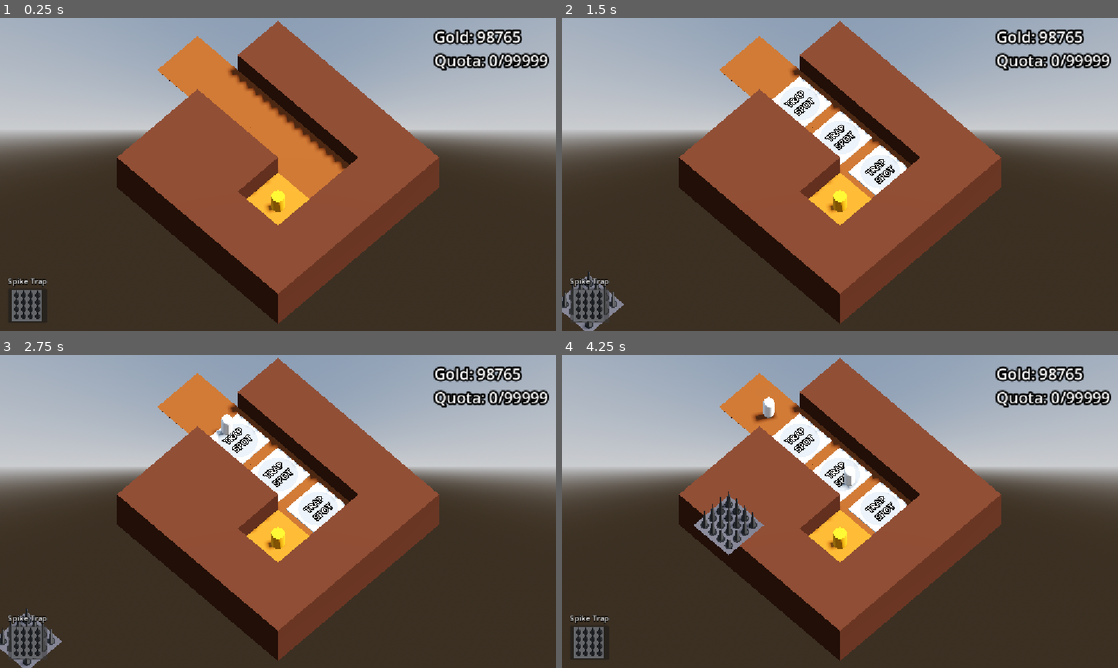
Above: before the commit, frames 1-4 (two rows, left to right).
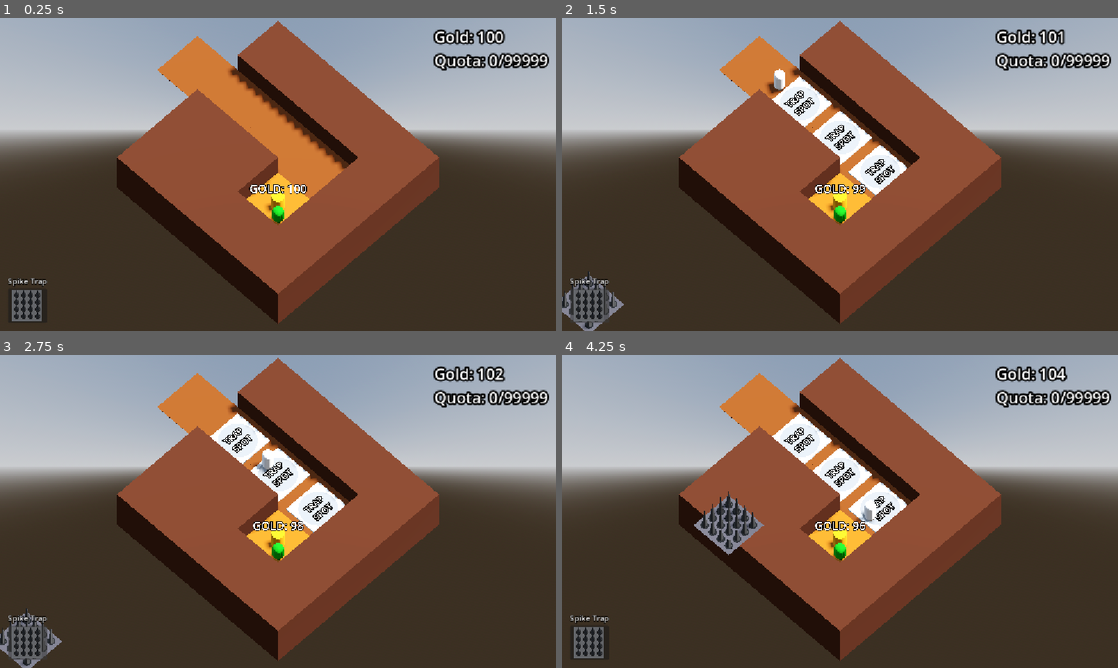
Above: after the commit, the same moments.

Repository: requestforcriticism/gg2026
Game: Godot game, scene res://scenes/level/level.tscn
Same seed, same stepped clock (60 frames per second), same inputs: the game is played once before the commit and once after it.
Inputs (mouse positions are in pixels of both pictures, inside the frame that each line leads up to):
- Up to frame 1 (0.25 s): no input
- Up to frame 2 (1.5 s): click (589, 305) at 0.5 s; click (589, 305) at 1.25 s
- Up to frame 3 (2.75 s): click (27, 642) at 2 s
- Up to frame 4 (4.25 s): move the mouse to (962, 495) at 2.77 s; press the mouse at (962, 495) at 2.78 s; move the mouse to (728, 527) at 3.52 s; release the mouse at (728, 527) at 3.53 s; click (728, 527) at 3.6 s

The runs differ from the first frame. In frame 1, 0.6% of the frame differs, in the area x 44-94%, y 3-67%; in frame 2, 0.8%; in frame 3, 0.9%; in frame 4, 1.0%, in the area x 34-94%, y 3-67%.

Commit message:
working on enemy geting gold and going back

Diff:
--- a/scenes/enemies/base_enemy.gd
+++ b/scenes/enemies/base_enemy.gd
@@ -2,8 +2,17 @@
 
 @export var speed := 2.0
 @export var max_health := 50
-@export var mine_rate := 1.0
-@export var max_gold_capacity := 25
+@export var mining_rate := 1 #Number of seconds
+@export var mining_amount_per_tick :=1
+@export var max_gold_capacity := 5
+
+var gold_in_bag := 0
+var rdy_to_leave := false
+
+enum ENEMY_STATE {TRAVEL_IN, TRAVEL_OUT, MINING}
+var state := ENEMY_STATE.TRAVEL_IN
+
+@onready var mining_timer: Timer = $MiningTimer
 
 var current_health: int:
 	set(health_in):
@@ -13,9 +22,36 @@
 
 func _ready() -> void:
 	current_health = max_health
+	mining_timer.wait_time = mining_rate
 
 func _physics_process(delta: float) -> void:
-	progress += delta * speed
-	if progress_ratio == 1.0:
-		self.get_parent().move_me()
-		# Need logic for mining at a vein if progress reaches 1.0
+	if state == ENEMY_STATE.TRAVEL_IN:
+		progress += delta * speed
+		if progress_ratio == 1.0:
+			speed = 0.0
+			state = ENEMY_STATE.MINING
+			to_goldmine()
+			progress_ratio = 0.5
+	elif state == ENEMY_STATE.TRAVEL_OUT:
+		pass
+	elif state == ENEMY_STATE.MINING:
+		if mining_timer.is_stopped():
+			mining_timer.start()
+	else:
+		print("Something messed up.")
+
+func to_goldmine() -> void:
+	self.get_parent().move_me_to_goldmine()
+
+func back_up_path() -> void:
+	self.get_parent().move_me_to_path()
+
+func _on_mining_timer_timeout() -> void:
+	if gold_in_bag < max_gold_capacity:
+		get_parent().lose_gold(mining_amount_per_tick)
+		gold_in_bag += 1
+	else:
+		mining_timer.stop()
+		rdy_to_leave = true
+		back_up_path()
+		state = ENEMY_STATE.TRAVEL_OUT
--- a/scenes/enemies/base_enemy.tscn
+++ b/scenes/enemies/base_enemy.tscn
@@ -13,9 +13,14 @@
 radius = 0.2
 height = 1.0
 
-[node name="BaseEnemy" type="PathFollow3D" unique_id=1227583054]
+[node name="BaseEnemy" type="PathFollow3D" unique_id=1227583054 groups=["enemy"]]
 loop = false
 script = ExtResource("1_r5xb8")
+speed = null
+max_health = null
+mining_rate = null
+mining_amount_per_tick = null
+max_gold_capacity = null
 
 [node name="MeshInstance3D" type="MeshInstance3D" parent="." unique_id=1252783565]
 mesh = SubResource("CapsuleMesh_c1rwf")
@@ -26,3 +31,7 @@
 
 [node name="CollisionShape3D" type="CollisionShape3D" parent="EnemyArea3D" unique_id=121936041]
 shape = SubResource("CapsuleShape3D_c1rwf")
+
+[node name="MiningTimer" type="Timer" parent="." unique_id=1662640569]
+
+[connection signal="timeout" from="MiningTimer" to="." method="_on_mining_timer_timeout"]
--- /dev/null
+++ b/scenes/goblins/mining_goblin.gd
@@ -0,0 +1,13 @@
+extends PathFollow3D
+
+@onready var bank = get_tree().get_first_node_in_group("bank")
+
+@export var mining_rate := 1 #Number of seconds
+@export var mining_amount_per_tick :=1
+
+func _ready() -> void:
+	$MiningTimer.wait_time = mining_rate
+
+func _on_mining_timer_timeout() -> void:
+	bank.gold += mining_amount_per_tick
+	get_parent().lose_gold(mining_amount_per_tick)
--- /dev/null
+++ b/scenes/goblins/mining_goblin.tscn
@@ -0,0 +1,22 @@
+[gd_scene format=3 uid="uid://dqyjlngoh1e5p"]
+
+[ext_resource type="Script" uid="uid://ctodyaipauj70" path="res://scenes/goblins/mining_goblin.gd" id="1_dmqem"]
+
+[sub_resource type="StandardMaterial3D" id="StandardMaterial3D_ywrp0"]
+albedo_color = Color(0, 0.6431373, 0, 1)
+
+[sub_resource type="CapsuleMesh" id="CapsuleMesh_dmqem"]
+material = SubResource("StandardMaterial3D_ywrp0")
+radius = 0.2
+height = 0.75
+
+[node name="MiningGoblin" type="PathFollow3D" unique_id=402463534]
+script = ExtResource("1_dmqem")
+
+[node name="MeshInstance3D" type="MeshInstance3D" parent="." unique_id=345885214]
+mesh = SubResource("CapsuleMesh_dmqem")
+
+[node name="MiningTimer" type="Timer" parent="." unique_id=1393551348]
+autostart = true
+
+[connection signal="timeout" from="MiningTimer" to="." method="_on_mining_timer_timeout"]
--- a/scenes/gold_mine_base/gold_mine.gd
+++ b/scenes/gold_mine_base/gold_mine.gd
@@ -1,6 +1,8 @@
 extends Path3D
 
 @export var my_path3d :Path3D
+
+@export var mining_goblin_scene: PackedScene
 
 @export var max_gold: int = 1000
 
@@ -19,6 +21,29 @@
 
 func _ready() -> void:
 	current_gold = max_gold
+	place_mining_gob()
 
-func lose_gold() -> void:
-	current_gold -= 1
+func _physics_process(delta: float) -> void:
+	reorg_children()
+
+func move_me_to_path() -> void:
+	for i in get_children():
+		if i.is_in_group("enemy"):
+			if i.rdy_to_leave:
+				i.reparent(my_path3d)
+				#Check stuff from here
+
+func place_mining_gob()-> void:
+	var new_mine_gob = mining_goblin_scene.instantiate()
+	add_child(new_mine_gob)
+
+func lose_gold(mining_amount) -> void:
+	current_gold -= mining_amount
+
+func reorg_children()-> void:
+	var path_children :Array[PathFollow3D] = []
+	for i in get_children():
+		if i.get_class() == "PathFollow3D":
+			path_children.append(i)
+	for i in path_children:
+		i.progress_ratio = float(path_children.find(i)) / path_children.size() + (1.0/path_children.size())/2.0
--- a/scenes/gold_mine_base/gold_mine.tscn
+++ b/scenes/gold_mine_base/gold_mine.tscn
@@ -1,6 +1,7 @@
 [gd_scene format=3 uid="uid://bvfj4a27tv5xe"]
 
 [ext_resource type="Script" uid="uid://n12eq4segd0l" path="res://scenes/gold_mine_base/gold_mine.gd" id="1_ybl65"]
+[ext_resource type="PackedScene" uid="uid://dqyjlngoh1e5p" path="res://scenes/goblins/mining_goblin.tscn" id="2_3oexi"]
 
 [sub_resource type="Curve3D" id="Curve3D_ybl65"]
 _data = {
@@ -15,6 +16,7 @@
 [node name="GoldMine" type="Path3D" unique_id=430811579 groups=["environment"]]
 curve = SubResource("Curve3D_ybl65")
 script = ExtResource("1_ybl65")
+mining_goblin_scene = ExtResource("2_3oexi")
 
 [node name="CSGCylinder3D" type="CSGCylinder3D" parent="." unique_id=371313065]
 transform = Transform3D(1, 0, 0, 0, 1, 0, 0, 0, 1, 0, 0.35, 0)
@@ -25,7 +27,6 @@
 
 [node name="Label3D" type="Label3D" parent="." unique_id=472663612]
 transform = Transform3D(1, 0, 0, 0, 1, 0, 0, 0, 1, 0.0038360357, 1.2113186, 0)
-visible = false
 billboard = 1
 text = "Gold: 99999"
 font_size = 80
--- a/scenes/level/enemy_path.gd
+++ b/scenes/level/enemy_path.gd
@@ -6,13 +6,8 @@
 func _process(delta: float) -> void:
 	pass
 
-func move_me():
+func move_me_to_goldmine() -> void:
 	for i in get_children():
 		if i.get_class() == "PathFollow3D":
 			if i.progress_ratio == 1.0:
-				i.progress_ratio = .5
-				i.speed = 0.1
-				i. reparent(my_goldmine)
-				#move_child(i,my_goldmine.get_index())
-#	my_goldmine/enemy_to_move.progress = .5
-#	my_goldmine/enemy_to_move.speed = 0
+				i.reparent(my_goldmine)
--- a/scenes/level/level.tscn
+++ b/scenes/level/level.tscn
@@ -35,6 +35,7 @@
 
 [node name="Bank" type="Node" parent="." unique_id=1521444107 groups=["bank"]]
 script = ExtResource("1_vpf64")
+starting_gold = 100
 
 [node name="RayPickerCamera" parent="." unique_id=607457684 node_paths=PackedStringArray("gridmap", "trap_manager") instance=ExtResource("1_nbgty")]
 transform = Transform3D(0.7071068, -0.5996606, 0.3747095, 0, 0.52991927, 0.8480481, -0.7071068, -0.5996606, 0.3747095, 10, 22.5, 10)
@@ -57,8 +58,14 @@
 [node name="EnemyPath" parent="." unique_id=1922126716 node_paths=PackedStringArray("my_goldmine") instance=ExtResource("4_wcngd")]
 my_goldmine = NodePath("../GoldMine")
 
-[node name="GoldMine" parent="." unique_id=532182191 instance=ExtResource("3_i166f")]
+[node name="BaseEnemySpawnTimer" parent="EnemyPath/EnemyManager" parent_id_path=PackedInt32Array(1922126716, 495787817) index="0" unique_id=1663667012]
+wait_time = 1.0
+one_shot = true
+
+[node name="GoldMine" parent="." unique_id=532182191 node_paths=PackedStringArray("my_path3d") instance=ExtResource("3_i166f")]
 transform = Transform3D(1, 0, 0, 0, 1, 0, 0, 0, 1, 1, 0, 1)
+my_path3d = NodePath("../EnemyPath")
+max_gold = 100
 
 [node name="TrapManager" type="Node3D" parent="." unique_id=556410210]
 script = ExtResource("7_wcngd")
Not shown, added: scenes/goblins/mining_goblin.gd.uid
